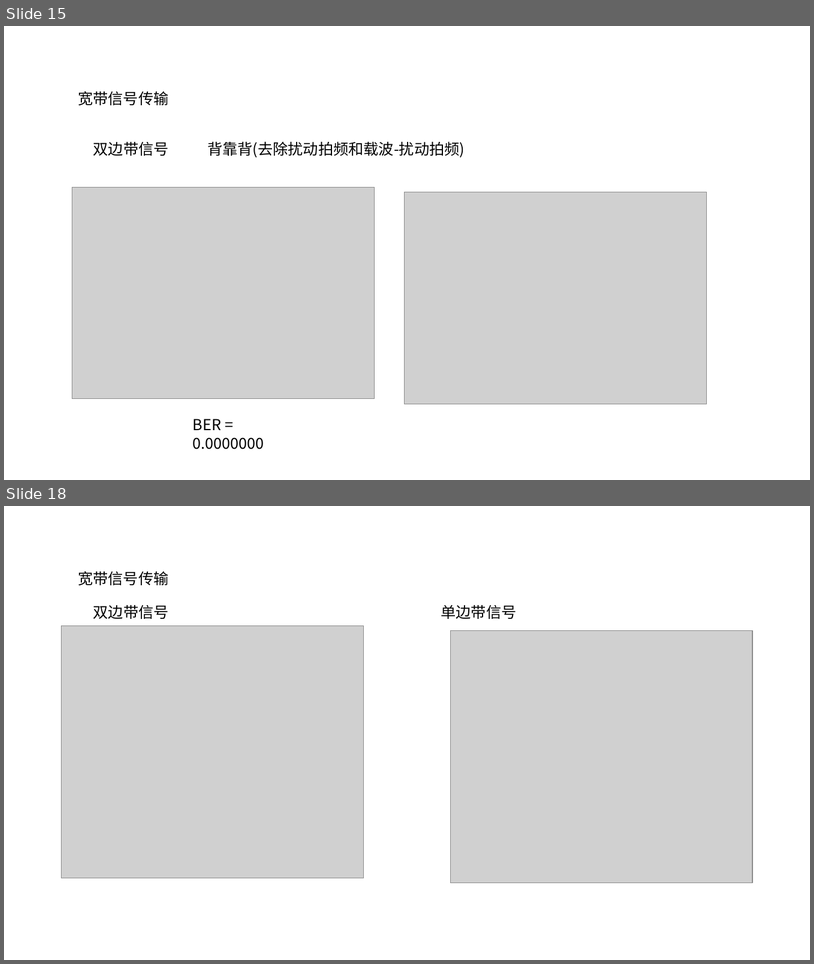
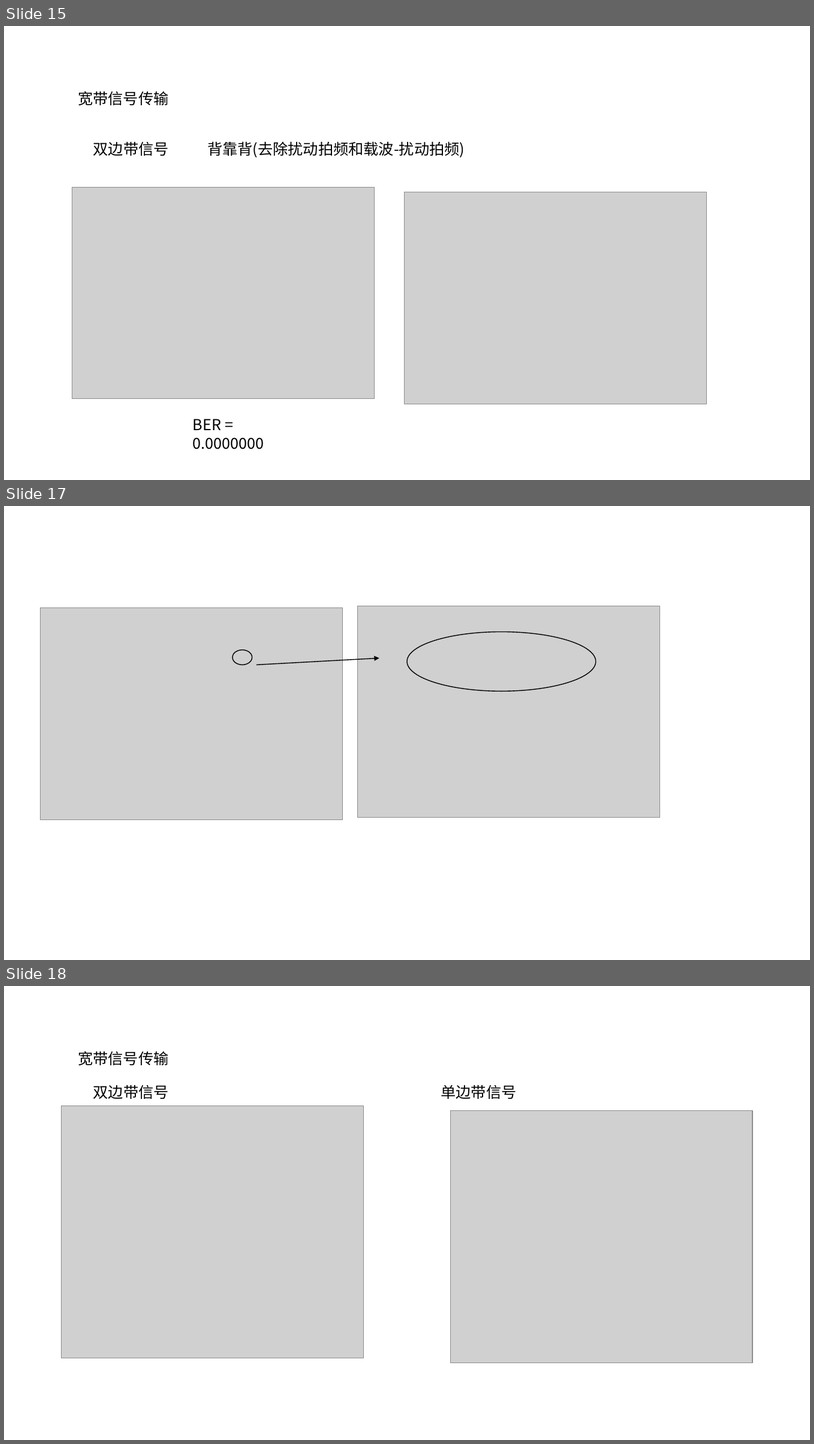
Before and after one commit to dadaguai007/KK, a slide deck: Note/图片存储.pptx. Shown one above the other, each under a label of ours: slides 15 and 18 before the commit, slides 15, 17 and 18 after it; the slides between them are not shown. The pictures are 814x964 and 814x1444 pixels, drawn with LibreOffice and Linux fonts; fonts in the diff are those of the drawing; grey boxes stand for pictures. Boxes give left, top, right and bottom in pixels: in the first picture for what was removed or moved away, otherwise in the second. Text is boxed around its words. In the diff, an @@ line names an element or a change of style, - is before the commit and + after.

```diff
--- a/Note/图片存储.pptx
+++ b/Note/图片存储.pptx
@@ slide 17 added at box(4, 506, 810, 960), background #FFFFFF @@
@@ picture added at box(40, 607, 343, 819) @@
@@ picture added at box(358, 606, 660, 817) @@
@@ ellipse added at box(408, 632, 596, 691), outline #000000 1 pt @@
@@ ellipse added at box(233, 650, 252, 665), outline #000000 1 pt @@
@@ arrow added from (257, 664) to (380, 658), #000000 1 pt @@
```
Also in this commit, not shown: 10 slides changed, 1 slide removed, 4 other files.
